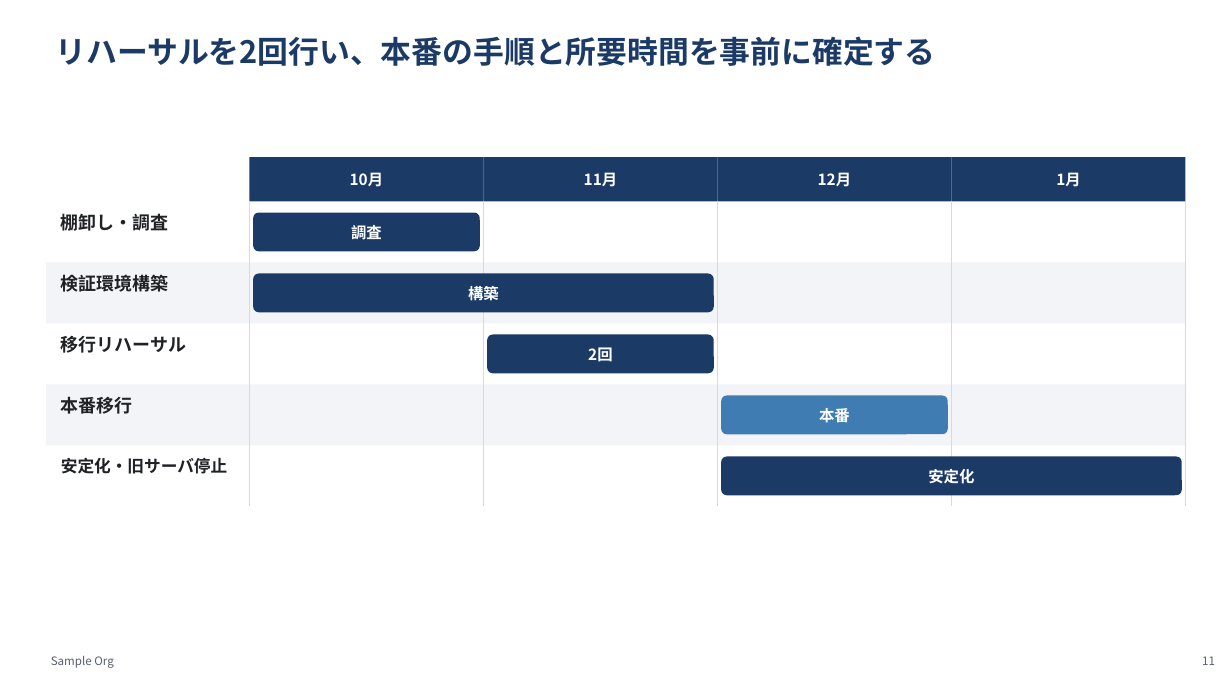
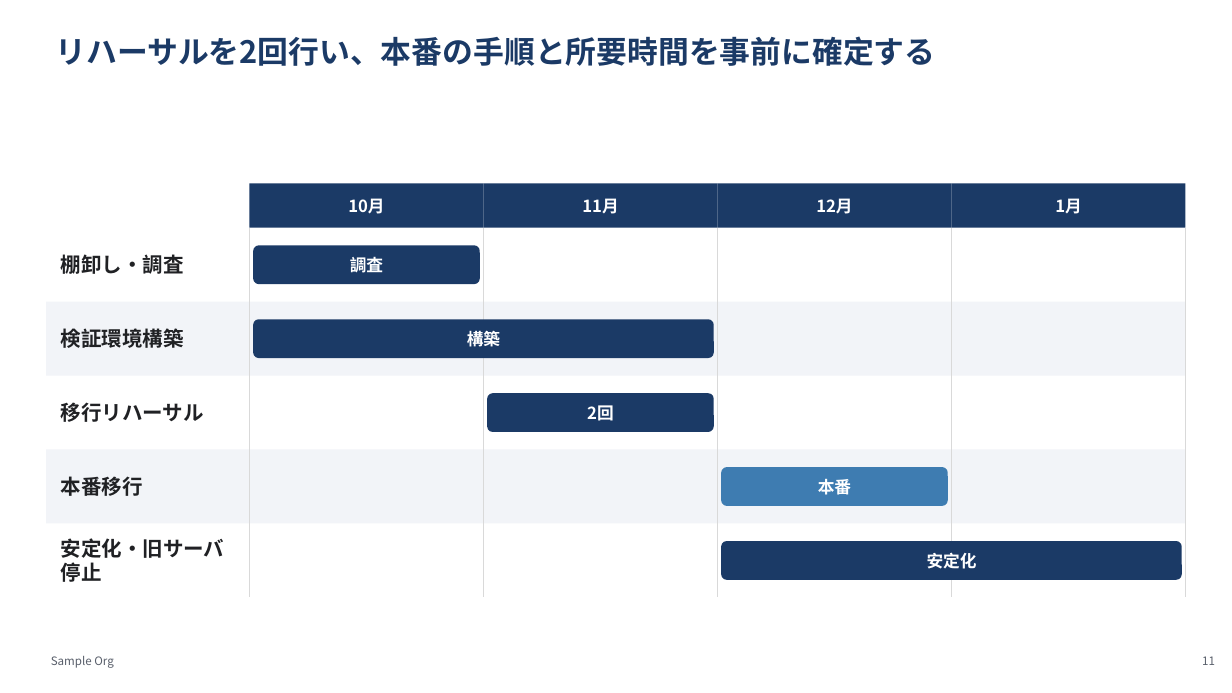
Before and after one commit to YHirano7/Artifacts, a slide deck: slide 11 of skills/pptx-deck/examples/redmine-migration/redmine-migration.pptx. Drawn at 1232x693 pixels with LibreOffice and Linux fonts; fonts in the diff are those of the drawing. Boxes give left, top, right and bottom in pixels: in the first picture for what was removed or moved away, otherwise in the second. Text is boxed around its words. In the diff, an @@ line names an element or a change of style, - is before the commit and + after.

```diff
--- a/skills/pptx-deck/examples/redmine-migration/redmine-migration.pptx
+++ b/skills/pptx-deck/examples/redmine-migration/redmine-migration.pptx
@@ 4 rectangles: place and size @@
-4 rectangles at box(250, 157, 1186, 201)
+4 rectangles at box(250, 184, 1186, 228)
@@ text "棚卸し・調査": place and size @@
-text "棚卸し・調査" at box(61, 213, 169, 231)
+text "棚卸し・調査" at box(61, 254, 184, 274)
@@ line moved from (250, 201) - (250, 506) to (250, 227) - (250, 597) @@
@@ line moved from (483, 201) - (483, 506) to (483, 227) - (483, 597) @@
@@ line moved from (717, 201) - (717, 506) to (717, 227) - (717, 597) @@
@@ line moved from (952, 201) - (952, 506) to (952, 227) - (952, 597) @@
@@ line moved from (1186, 201) - (1186, 506) to (1186, 227) - (1186, 597) @@
@@ rounded rectangle "調査": place and size @@
-rounded rectangle "調査" at box(253, 213, 480, 251)
+rounded rectangle "調査" at box(253, 245, 480, 284)
@@ rectangle: place and size @@
-rectangle at box(46, 262, 1186, 323)
+rectangle at box(46, 301, 1186, 375)
@@ text "検証環境構築": place and size @@
-text "検証環境構築" at box(61, 275, 169, 292)
+text "検証環境構築" at box(61, 326, 184, 352)
@@ rounded rectangle "構築": place and size @@
-rounded rectangle "構築" at box(253, 274, 714, 312)
+rounded rectangle "構築" at box(253, 319, 714, 358)
@@ text "移行リハーサル": place and size @@
-text "移行リハーサル" at box(61, 336, 187, 353)
+text "移行リハーサル" at box(61, 402, 204, 422)
@@ rounded rectangle "2回": place and size @@
-rounded rectangle "2回" at box(487, 335, 714, 373)
+rounded rectangle "2回" at box(487, 393, 714, 432)
@@ rectangle: place and size @@
-rectangle at box(46, 384, 1186, 445)
+rectangle at box(46, 450, 1186, 524)
@@ size 14 to 16 pt; vertical alignment top to middle in 4 elements at box(61, 254, 184, 274), box(61, 326, 184, 352), box(61, 402, 204, 422), box(61, 476, 143, 496) @@
@@ text "本番移行": place and size @@
-text "本番移行" at box(61, 396, 133, 414)
+text "本番移行" at box(61, 476, 143, 496)
@@ rounded rectangle "本番": place and size @@
-rounded rectangle "本番" at box(721, 396, 947, 434)
+rounded rectangle "本番" at box(721, 467, 947, 506)
@@ text "安定化・旧サーバ停止": place and size @@
-text "安定化・旧サーバ停止" at box(61, 457, 227, 474)
+text "安定化・旧サーバ停止" at box(61, 538, 224, 582)
@@ text "安定化・旧サーバ停止" at box(61, 538, 224, 582): size 13 to 16 pt; vertical alignment top to middle @@
@@ size 12 to 13 pt in 9 elements at box(250, 184, 483, 228), box(483, 184, 717, 228), box(717, 184, 951, 228), box(952, 184, 1186, 228), box(253, 245, 480, 284), box(253, 319, 714, 358), box(487, 393, 714, 432), box(721, 467, 947, 506), box(721, 542, 1181, 580) @@
@@ rounded rectangle "安定化": place and size @@
-rounded rectangle "安定化" at box(721, 457, 1181, 495)
+rounded rectangle "安定化" at box(721, 542, 1181, 580)
```
Also in this commit, not shown: 5 other slides changed, 39 other files.
